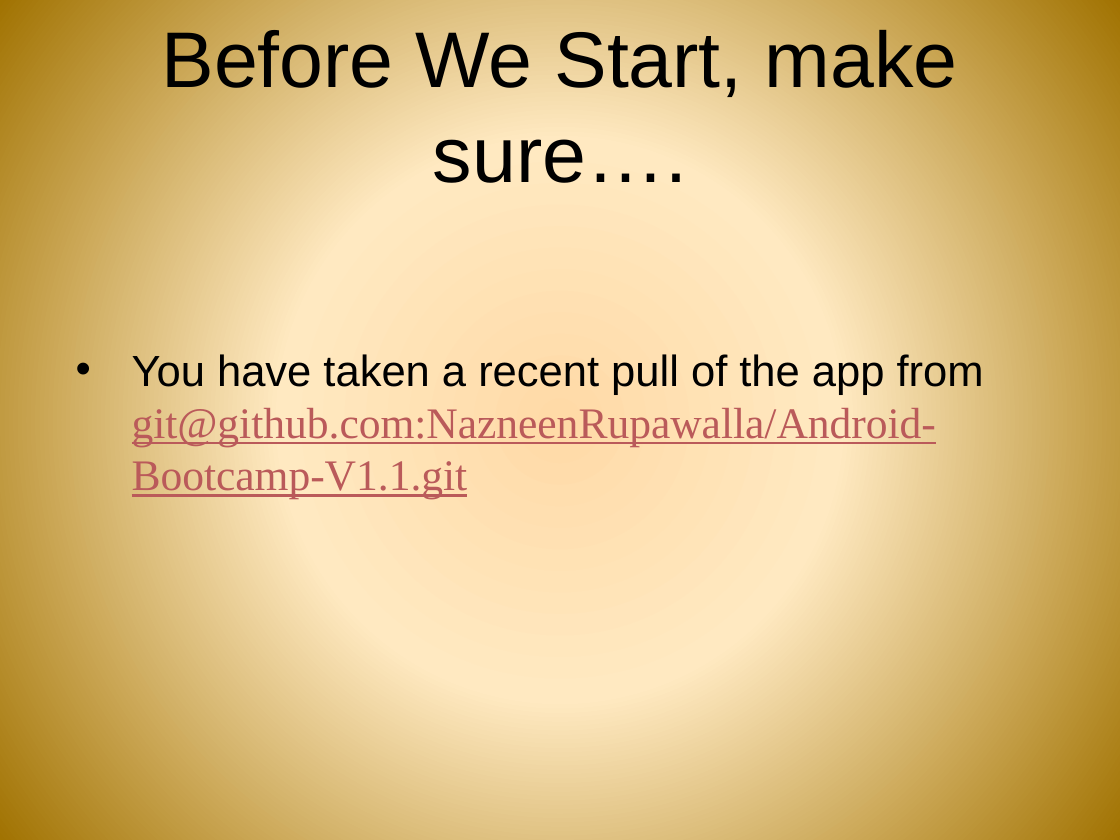
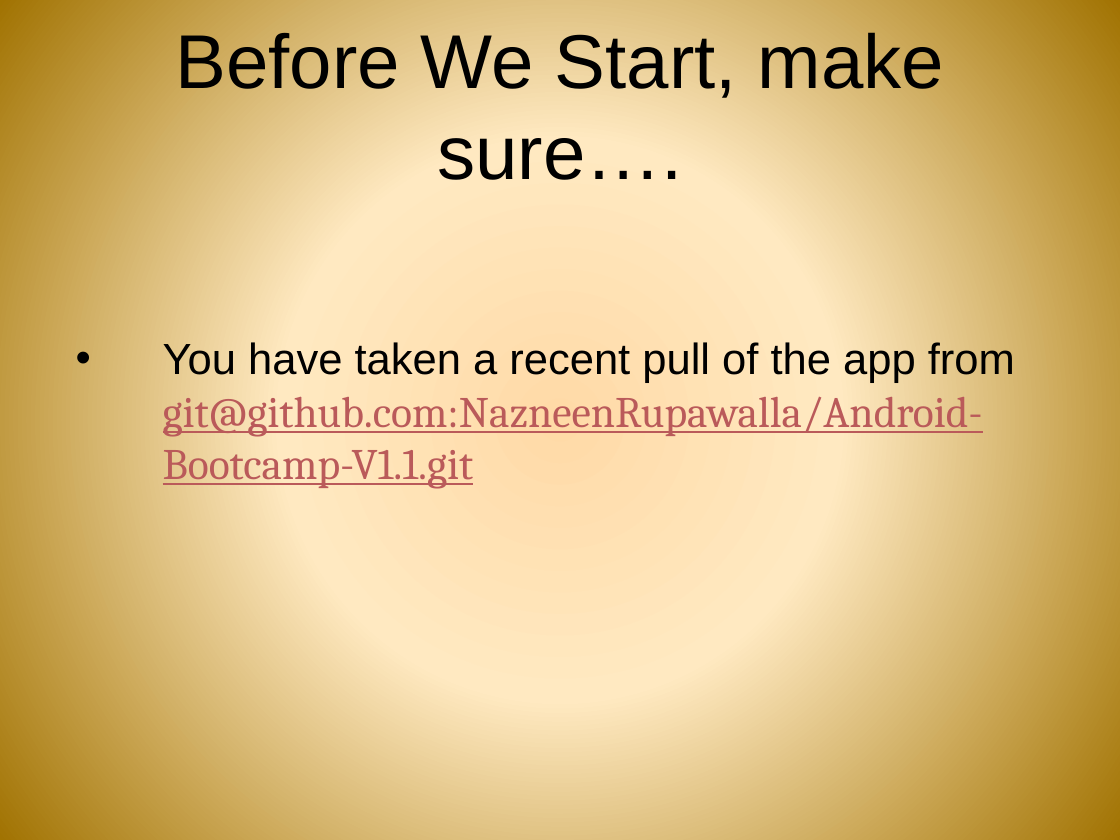
Before and after one commit to androidbootcamp/Course-Material, a slide deck: slide 1 of Day5/day_5.pptx. Drawn at 1120x840 pixels with LibreOffice and Linux fonts; fonts in the diff are those of the drawing; background and template pictures are left out. Boxes give left, top, right and bottom in pixels: in the first picture for what was removed or moved away, otherwise in the second. Text is boxed around its words. In the diff, an @@ line names an element or a change of style, - is before the commit and + after.

```diff
--- a/Day5/day_5.pptx
+++ b/Day5/day_5.pptx
@@ title "Before We Start, make sure…." at (176,32,944,180): size 50.8 to 49 pt @@
@@ text "You have taken a recent ..." at (163,342,1015,490): font Times New Roman to Cambria in "git@github.com:NazneenRupawalla/Android-Bootcamp-V1.1.git"; indent changed @@
```
Also in this commit, not shown: 8 other slides changed, 1 slide removed.
